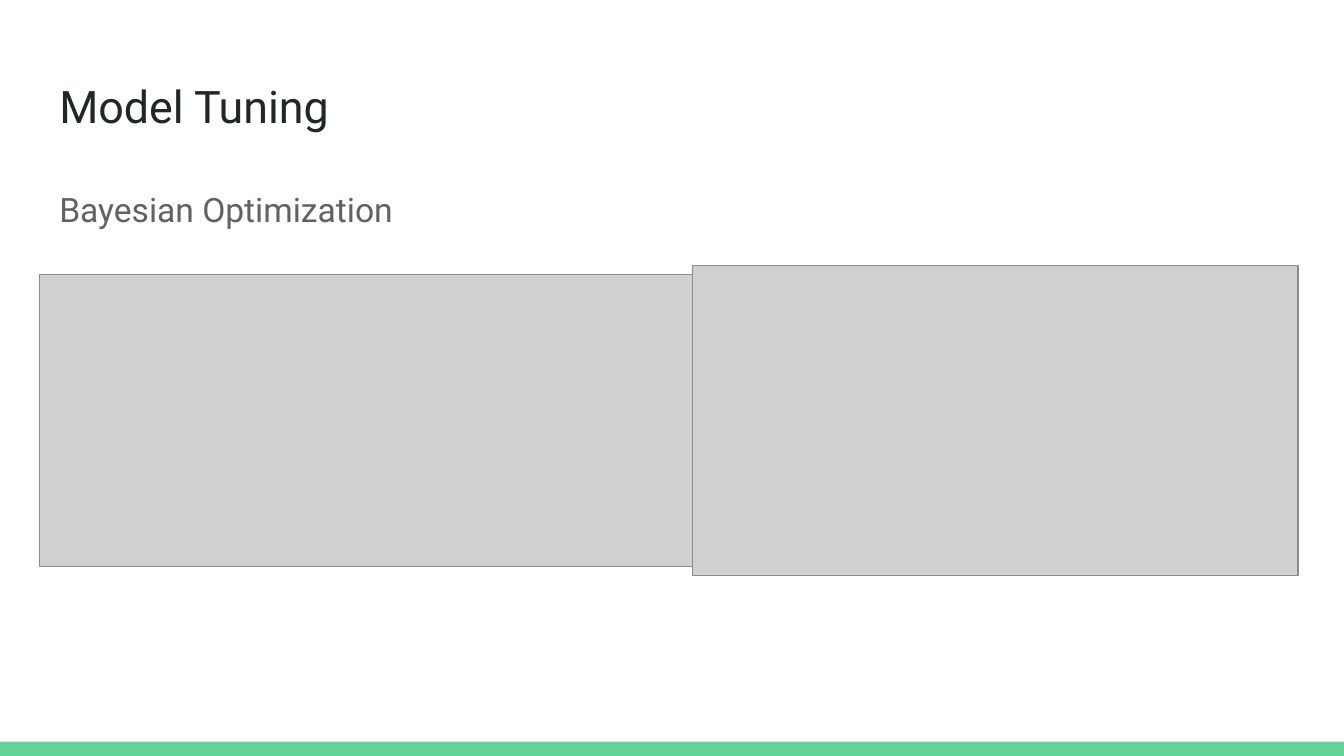
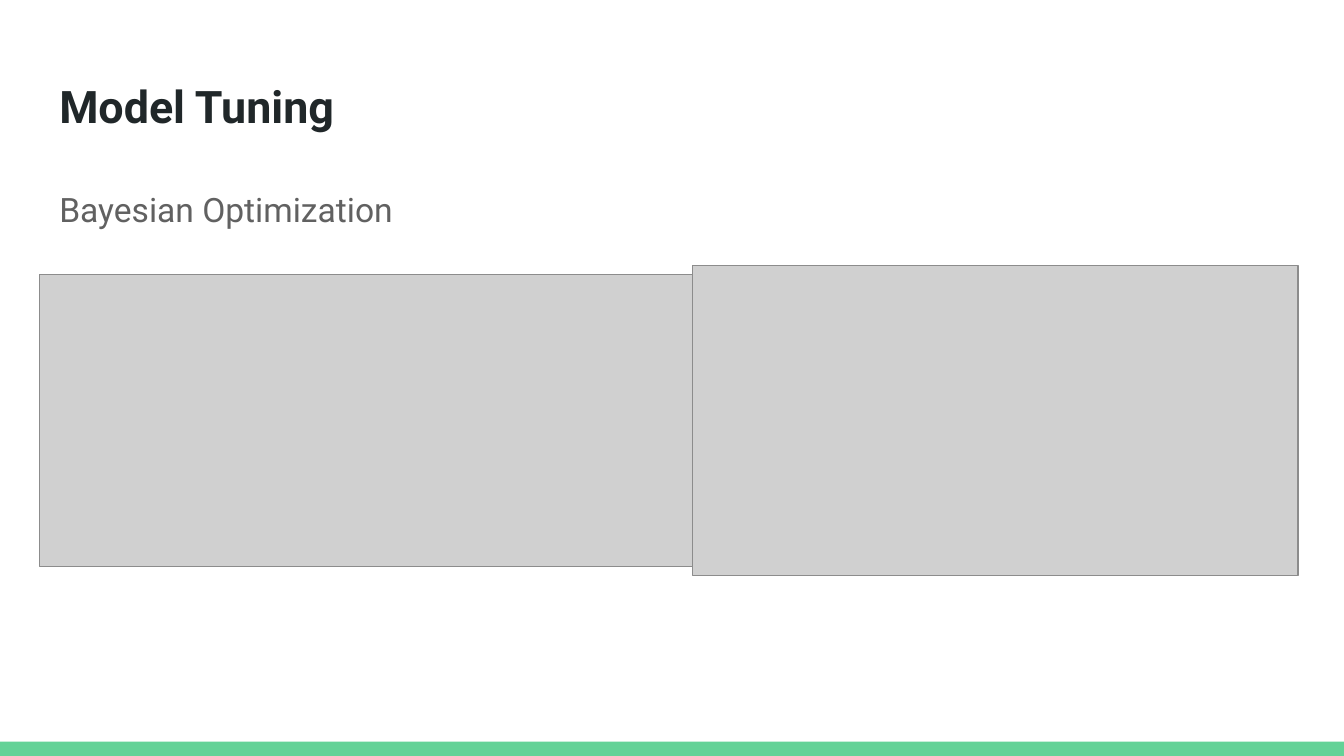
Before and after one commit to nycdatasci/bootcamp008_project, a slide deck: slide 12 of Project4-Capstone/DK/Capstone Presentation.pptx (slide 9 before the commit). Drawn at 1344x756 pixels with LibreOffice and Linux fonts; fonts in the diff are those of the drawing; grey boxes stand for pictures. Boxes give left, top, right and bottom in pixels: in the first picture for what was removed or moved away, otherwise in the second. Text is boxed around its words. In the diff, an @@ line names an element or a change of style, - is before the commit and + after.

```diff
--- a/Project4-Capstone/DK/Capstone Presentation.pptx
+++ b/Project4-Capstone/DK/Capstone Presentation.pptx
@@ title "Model Tuning" at <box>59,89,334,133</box>: bold on @@
```
Also in this commit, not shown: 11 other slides changed, 5 slides added.
